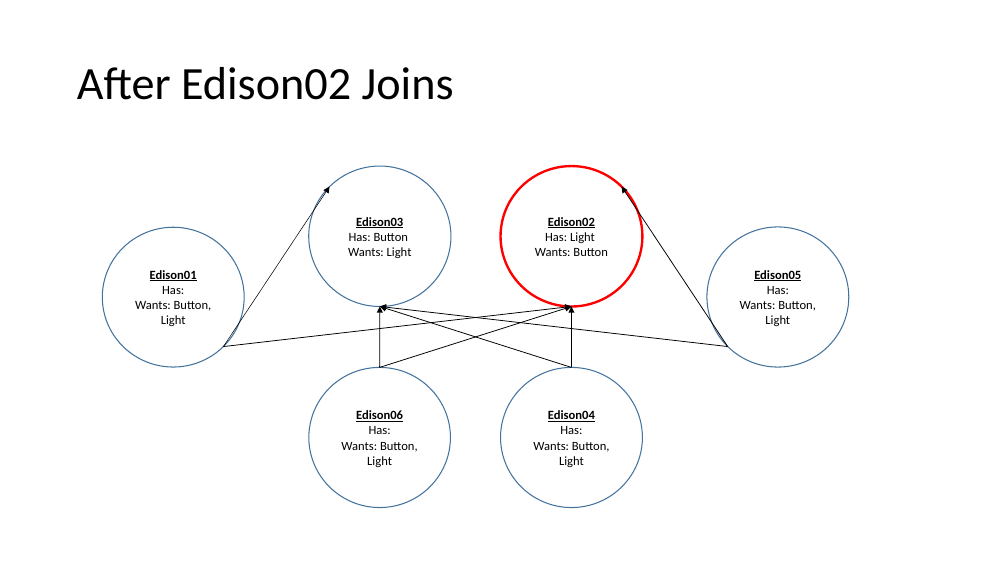
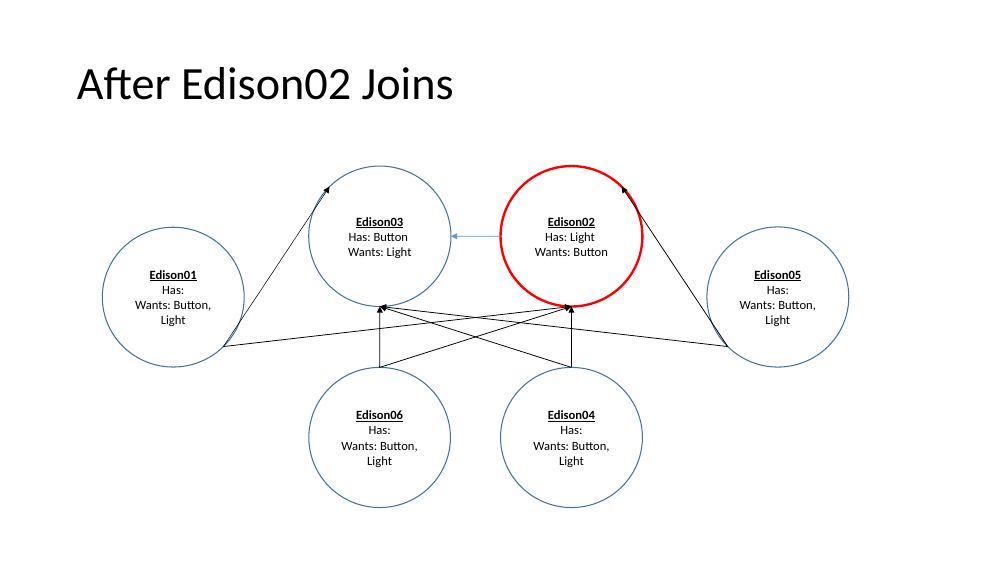
Before and after one commit to rush2sk8/Intel-Edison-PS, a slide deck: slide 6 of node network.pptx. Drawn at 1008x567 pixels with LibreOffice and Linux fonts; fonts in the diff are those of the drawing. Boxes give left, top, right and bottom in pixels: in the first picture for what was removed or moved away, otherwise in the second. Text is boxed around its words. In the diff, an @@ line names an element or a change of style, - is before the commit and + after.

Commit message:
updated ppt

```diff
--- a/node network.pptx
+++ b/node network.pptx
@@ arrow added from (501, 237) to (451, 237), #5B9BD5 0.5 pt @@
```
Also in this commit, not shown: 3 other files.
